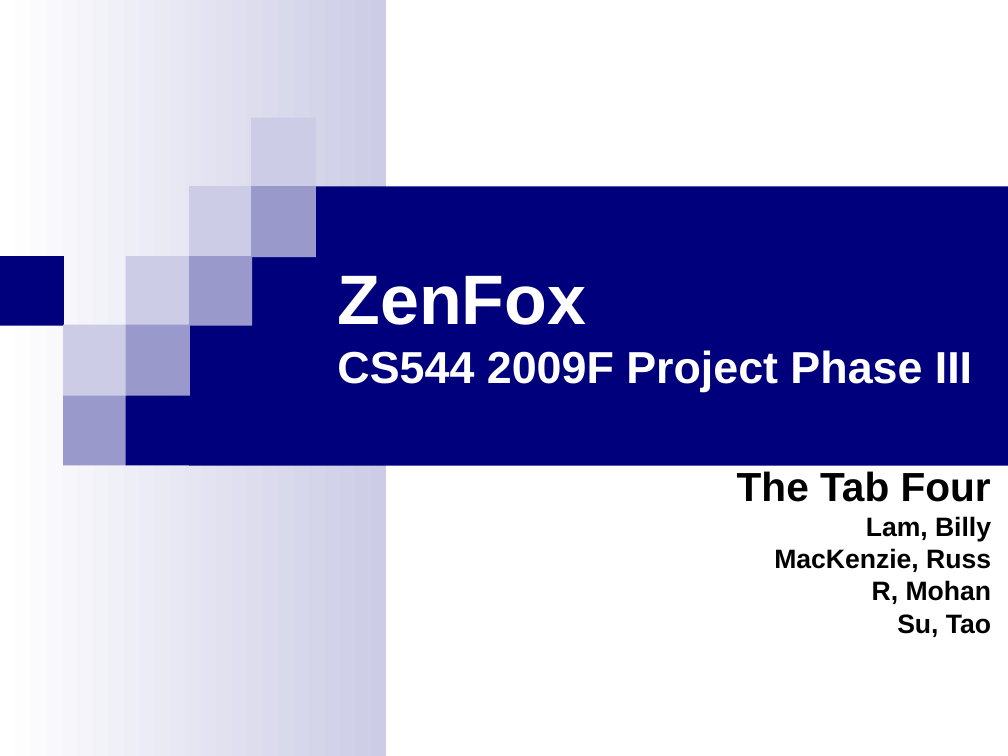
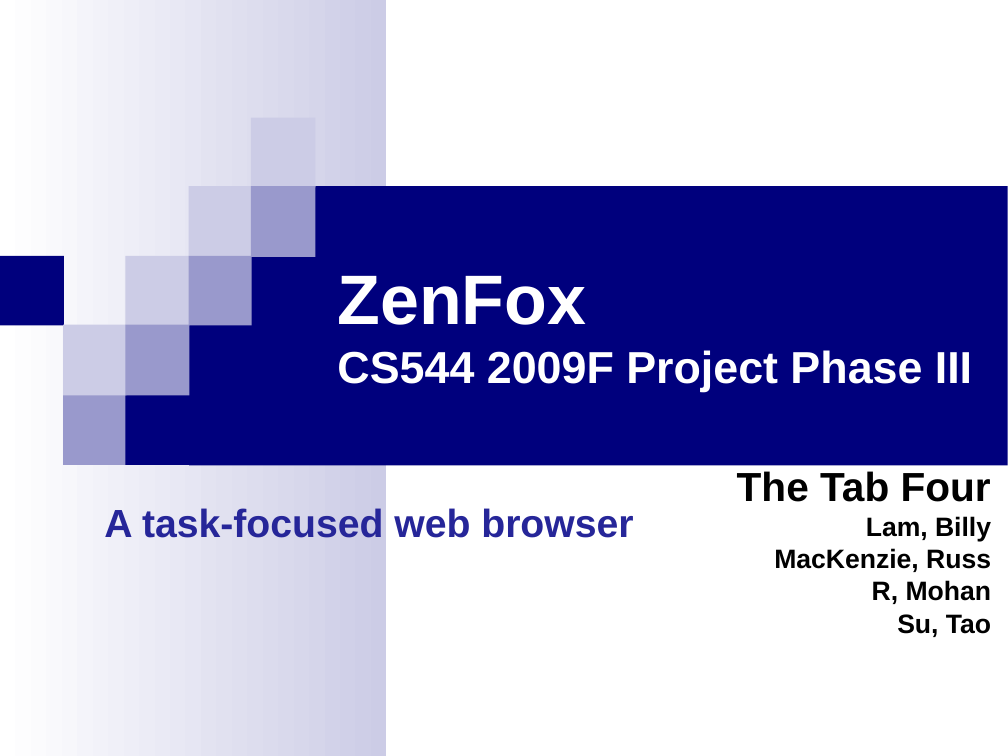
Before and after one commit to yatsek/tabfour, a slide deck: slide 1 of Tab4/doc/544 Phase 3 presentation - new.ppt. Drawn at 1008x756 pixels with LibreOffice and Linux fonts; fonts in the diff are those of the drawing. Boxes give left, top, right and bottom in pixels: in the first picture for what was removed or moved away, otherwise in the second. Text is boxed around its words. In the diff, an @@ line names an element or a change of style, - is before the commit and + after.

```diff
--- a/Tab4/doc/544 Phase 3 presentation - new.ppt
+++ b/Tab4/doc/544 Phase 3 presentation - new.ppt
@@ text added at <box>104,508,633,538</box>, 28 pt, text #262699, bold @@
+A task-focused web browser
```
Also in this commit, not shown: 8 other slides changed, 4 slides removed, 3 other files.
